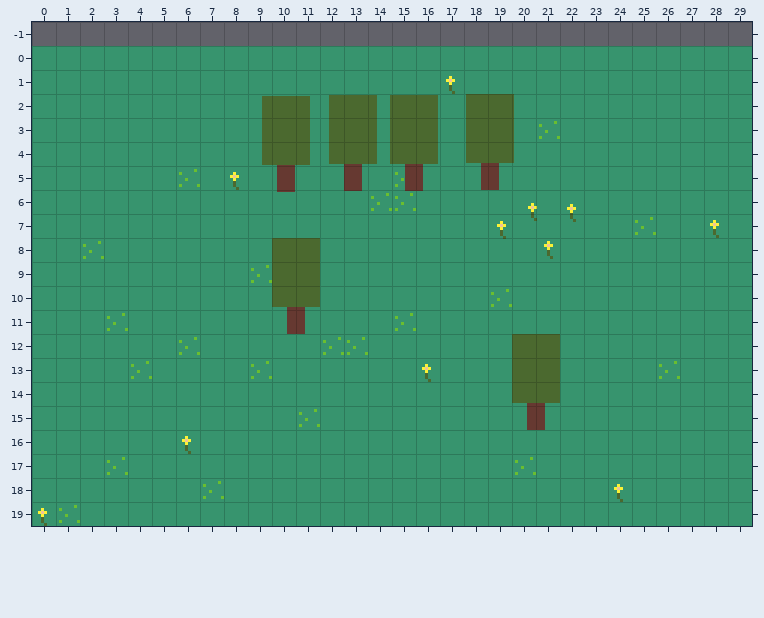
Level history. Tiled map: src/assets/tilemaps/testmap1.tmx. Above, as it was before the edit.
Cells are 8x8 px. Shown: x 0..29, y -1..19.
The result:
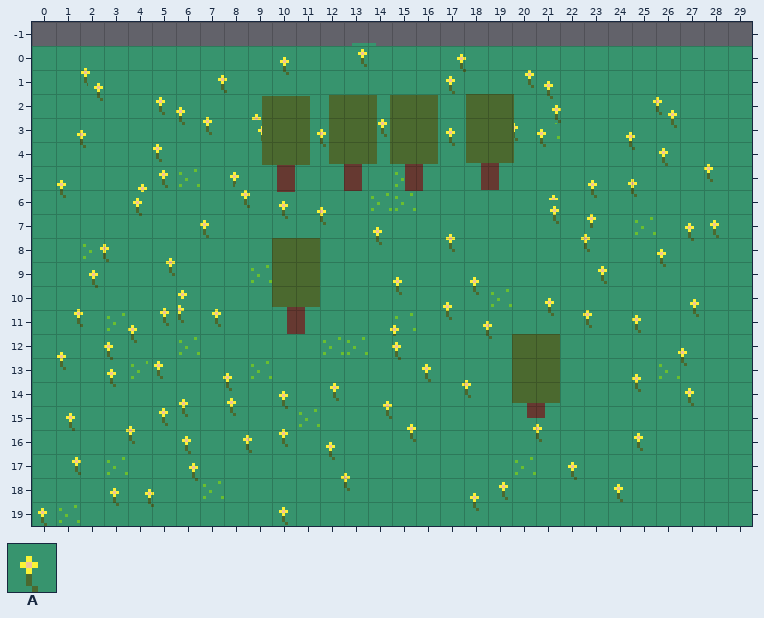
Key: from "testset1": A 2.
Objects are placed by their top-left corner, in cells (3,4 is the top-left corner of cell 3,4); size is 1x1 cell unless given.
Changes in this commit:
--- layer "Object Layer 1"
+A at 13.3,-0.1
+A at 17.5,0.1
+A at 10.1,0.2
+A at 1.8,0.7
+A at 20.3,0.7
+A at 7.5,0.9
+A at 21.1,1.2
+A at 2.3,1.3
+A at 4.9,1.9
+A at 25.6,1.9
+A at 21.4,2.2
+A at 5.7,2.3
+A at 26.3,2.4
+A at 10.8,2.4
+A at 26.3,2.4
+A at 8.9,2.6
+A at 6.9,2.7
+A at 14.2,2.8
+A at 19.6,3
+A at 10.1,3
+A at 17.3,3
+A at 9.1,3.1
+A at 17,3.2
+A at 20.8,3.2
+A at 11.6,3.2
+A at 14.8,3.2
+A at 1.6,3.2
+A at 24.5,3.3
+A at 13.3,3.4
+A at 4.8,3.8
+A at 25.9,4
+A at 27.7,4.7
+A at 5.1,4.9
+A at 24.6,5.3
+A at 22.9,5.3
+A at 0.8,5.3
+A at 4.2,5.5
+A at 8.4,5.7
+A at 21.3,5.9
+A at 4,6.1
+A at 10,6.2
+A at 21.3,6.4
+A at 11.6,6.5
+A at 22.9,6.8
+A at 6.8,7
+A at 27,7.1
+A at 27,7.1
+A at 14,7.3
+A at 22.6,7.6
+A at 17,7.6
+A at 2.6,8
+A at 25.8,8.2
+A at 5.3,8.6
+A at 23.3,8.9
+A at 2.1,9.1
+A at 2.1,9.1
+A at 18,9.4
+A at 14.8,9.4
+A at 5.8,9.9
+A at 21.1,10.2
+A at 27.2,10.3
+A at 16.9,10.4
+A at 5.7,10.6
+A at 5.1,10.7
+A at 7.2,10.7
+A at 1.5,10.7
+A at 22.7,10.7
+A at 24.7,10.9
+A at 18.5,11.2
+A at 14.7,11.4
+A at 3.8,11.4
+A at 14.7,12.1
+A at 2.7,12.1
+A at 26.7,12.3
+A at 0.8,12.5
+A at 4.9,12.9
+A at 2.9,13.2
+A at 7.7,13.4
+A at 24.7,13.4
+A at 17.7,13.7
+A at 12.2,13.8
+A at 27,14
+A at 10,14.1
+A at 5.8,14.3
+A at 7.9,14.4
+A at 5.9,14.5
+A at 14.4,14.5
+A at 5.1,14.8
+A at 1.2,15.1
+A at 15.4,15.5
+A at 20.6,15.5
+A at 3.7,15.6
+A at 10.1,15.7
+A at 24.8,15.9
+A at 8.5,15.9
+A at 12,16.3
+A at 1.4,16.9
+A at 22.1,17.1
+A at 6.3,17.1
+A at 12.6,17.5
+A at 19.2,17.9
+A at 3,18.2
+A at 4.5,18.2
+A at 18,18.4
+A at 10,19
-A at 20.4,6.3
-A at 22,6.4
-A at 19.1,7
-A at 21.1,7.9
